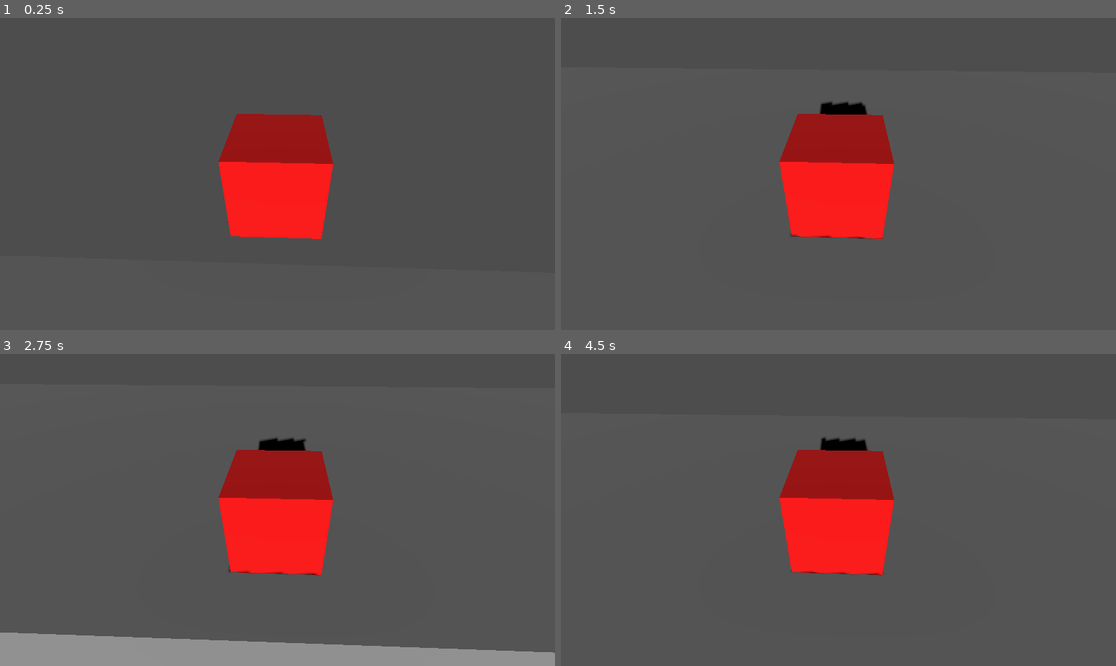
Above: before the commit, frames 1-4 (two rows, left to right).
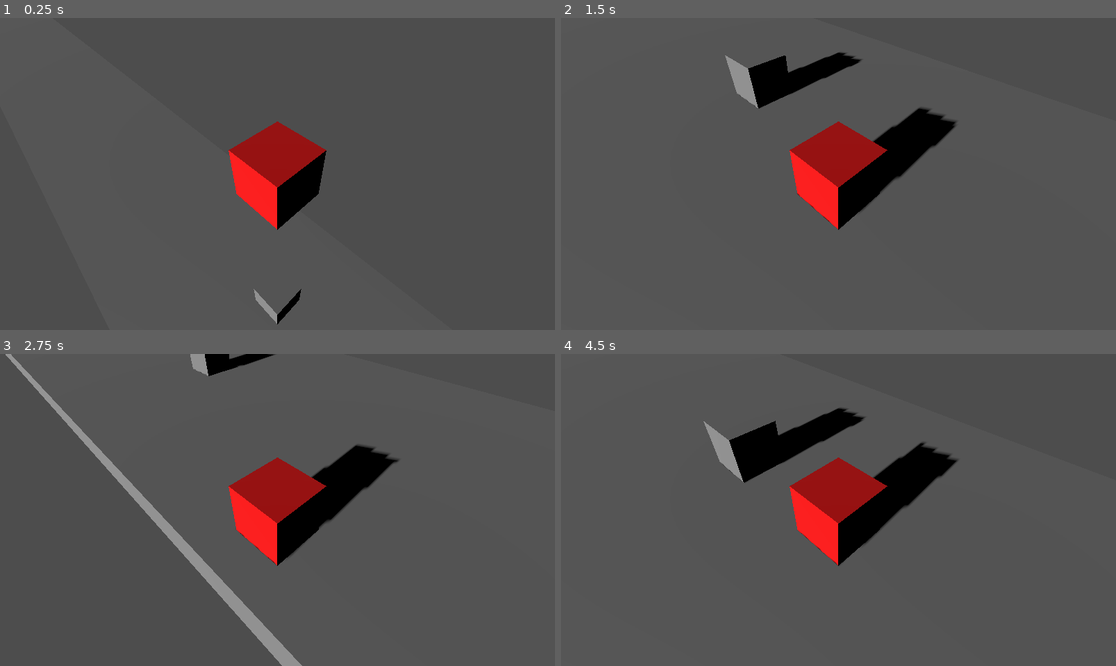
Above: after the commit, the same moments.

Repository: ZweiEuro/high_perf_cg
Game: Godot game, scene res://main_scene.tscn
Two runs of this game, one before a commit and one after it. Both use one fixed random seed, a clock stepped at 60 frames per second and the inputs below.
Inputs:
- Up to frame 1 (0.25 s): no input
- Up to frame 2 (1.5 s): tap Enter at 0.5 s; hold D (Player right) 0.53-1.28 s; tap Space (Player jump) at 0.77 s; hold S (Player Back) from 1.28 s (still down)
- Up to frame 3 (2.75 s): tap Space (Player jump) at 1.52 s; release S (Player Back) at 2.03 s; hold D (Player right) from 2.03 s (still down)
- Up to frame 4 (4.5 s): release D (Player right) at 2.78 s; hold W (Player Forward) 2.78-3.53 s; tap Space (Player jump) at 3.02, 3.77 s; hold A (Player left) from 3.53 s (still down)

The runs differ from the first frame. In frame 1, 5.1% of the frame differs, in the area x 39-61%, y 30-99%; in frame 2, 8.7%; in frame 3, 17%, in the area x 0-100%, y 0-100%; in frame 4, 9.3%.

Commit message:
readme and some more collision

Diff:
--- a/general/player.gd
+++ b/general/player.gd
@@ -18,8 +18,6 @@
 	# As good practice, you should replace UI actions with custom gameplay actions.
 	var input_dir := Input.get_vector("Player left", "Player right", "Player Forward", "Player Back")
 
-	print("User direction", input_dir)
-
 	var direction := (transform.basis * Vector3(input_dir.x, 0, input_dir.y)).normalized()
 	if direction:
 		velocity.x = direction.x * SPEED
--- a/main_scene.tscn
+++ b/main_scene.tscn
@@ -21,12 +21,19 @@
 
 [sub_resource type="BoxShape3D" id="BoxShape3D_kclql"]
 
+[sub_resource type="BoxShape3D" id="BoxShape3D_3h7ss"]
+
+[sub_resource type="BoxMesh" id="BoxMesh_nmq5q"]
+
 [node name="Main Scene" type="Node3D"]
 
 [node name="Floor" type="RigidBody3D" parent="."]
 axis_lock_linear_x = true
 axis_lock_linear_y = true
 axis_lock_linear_z = true
+axis_lock_angular_x = true
+axis_lock_angular_y = true
+axis_lock_angular_z = true
 physics_material_override = SubResource("PhysicsMaterial_n3bpb")
 
 [node name="FloorColl" type="CollisionShape3D" parent="Floor"]
@@ -41,7 +48,7 @@
 script = ExtResource("1_aa8h2")
 
 [node name="PlayerCam" type="Camera3D" parent="Player"]
-transform = Transform3D(0.996162, -0.0673895, 0.0558634, 0.0197089, 0.794488, 0.60696, -0.0852855, -0.603529, 0.792767, 0.0851917, 1.78675, 2.36275)
+transform = Transform3D(0.996162, -0.0673894, 0.0558634, 0.0197089, 0.794488, 0.60696, -0.0852855, -0.603529, 0.792767, 2, 3, 2)
 fov = 61.875
 script = ExtResource("2_gocgc")
 
@@ -55,3 +62,14 @@
 [node name="DirectionalLight3D" type="DirectionalLight3D" parent="."]
 transform = Transform3D(0.989124, -0.147084, -4.44089e-16, 0.140312, 0.943583, 0.29994, -0.0441165, -0.296678, 0.953958, 0, 0, 0)
 shadow_enabled = true
+
+[node name="Block" type="RigidBody3D" parent="."]
+transform = Transform3D(1, 0, 0, 0, 1, 0, 0, 0, 1, 0, 4.52478, 0)
+mass = 0.001
+
+[node name="CollisionShape3D" type="CollisionShape3D" parent="Block"]
+shape = SubResource("BoxShape3D_3h7ss")
+
+[node name="MeshInstance3D" type="MeshInstance3D" parent="Block/CollisionShape3D"]
+mesh = SubResource("BoxMesh_nmq5q")
+skeleton = NodePath("")
Not shown: 1 places in main_scene.tscn that only renumber resources
Not shown, added: README.md
